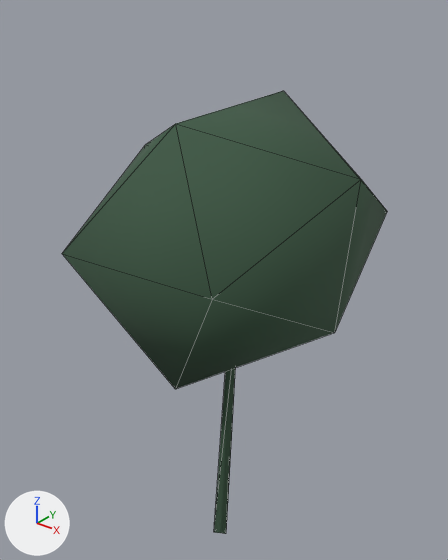
The glTF model godot/assets/models/vegetation/birch_LOD1.glb as it was, and as the next commit left it.
Both versions are drawn from a camera (50 mm lens) standing at (6.69, -8.23, 11.37) and looking at (-0.19, 0.37, 6.04). The lights are fixed; the arrows at lower left show +X, +Y and +Z. The first picture is the older version. Mesh edges are drawn as thin lines.

In view in the first picture: 'Birch'.
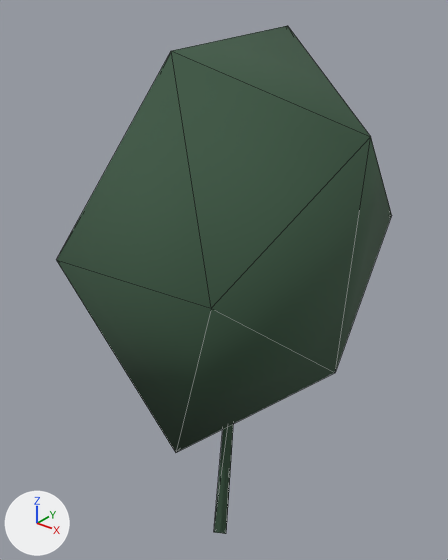
The change in detail:
me_birch is used by ob_birch; location (0.0, 0.0, 0.0).
Before the commit, vertices of me_birch: 3 (0.4, 0.1, 6.0), 4 (0.25, 0.19, 6.0), 5 (0.25, 0.01, 6.0).
me_birch had 18 vertices, 26 faces and spanned x -2.42..2.7, y -2.55..2.74, z -0.3..9.56.
me_birch now has 18 vertices, 26 faces and spans x -2.51..2.78, y -2.64..2.83, z -0.3..10.65.
Part 1, on me_birch:
Vertices 3, 4, 5 of me_birch move by (0.0, 0.0, -1.0).
Vertex 6 of me_birch moves from (-1.21, 2.44, 7.3) to (-1.26, 2.52, 7.2).
Vertex 7 of me_birch moves from (1.99, 2.74, 7.3) at pixel (387, 211) to (2.05, 2.83, 7.2) at pixel (391, 215).
Vertex 8 of me_birch moves from (-1.28, -2.55, 7.3) at pixel (61, 253) to (-1.33, -2.64, 7.2) at pixel (56, 259).
Vertex 9 of me_birch moves from (1.69, -2.25, 7.3) at pixel (212, 299) to (1.74, -2.33, 7.2) at pixel (211, 308).
Vertex 10 of me_birch moves from (0.3, -1.39, 9.44) at pixel (175, 123) to (0.3, -1.44, 10.46) at pixel (171, 50).
Vertex 11 of me_birch moves from (0.3, 1.47, 9.56) at pixel (283, 90) to (0.3, 1.52, 10.65) at pixel (287, 25).
Vertex 12 of me_birch moves from (0.3, -1.64, 4.78) at pixel (175, 389) to (0.3, -1.69, 3.36) at pixel (175, 452).
Vertex 13 of me_birch moves from (0.3, 1.32, 5.27) to (0.3, 1.37, 4.11).
Vertex 14 of me_birch moves from (2.5, 0.0, 6.01) at pixel (334, 332) to (2.57, 0.0, 5.23) at pixel (335, 372).
Vertex 15 of me_birch moves from (2.7, 0.0, 8.71) at pixel (361, 179) to (2.78, 0.0, 9.35) at pixel (370, 136).
Vertex 16 of me_birch moves from (-2.42, 0.0, 5.71) to (-2.51, 0.0, 4.77).
Vertex 17 of me_birch moves from (-1.81, 0.0, 8.54) at pixel (145, 144) to (-1.88, 0.0, 9.09).

Pixel boxes (x1, y1, x2, y2) of what changed, in the pictures (448 x 560 px):
'Birch', reshaped (15% taller)
    before: (62, 91, 387, 534)
    after: (56, 26, 392, 534)
